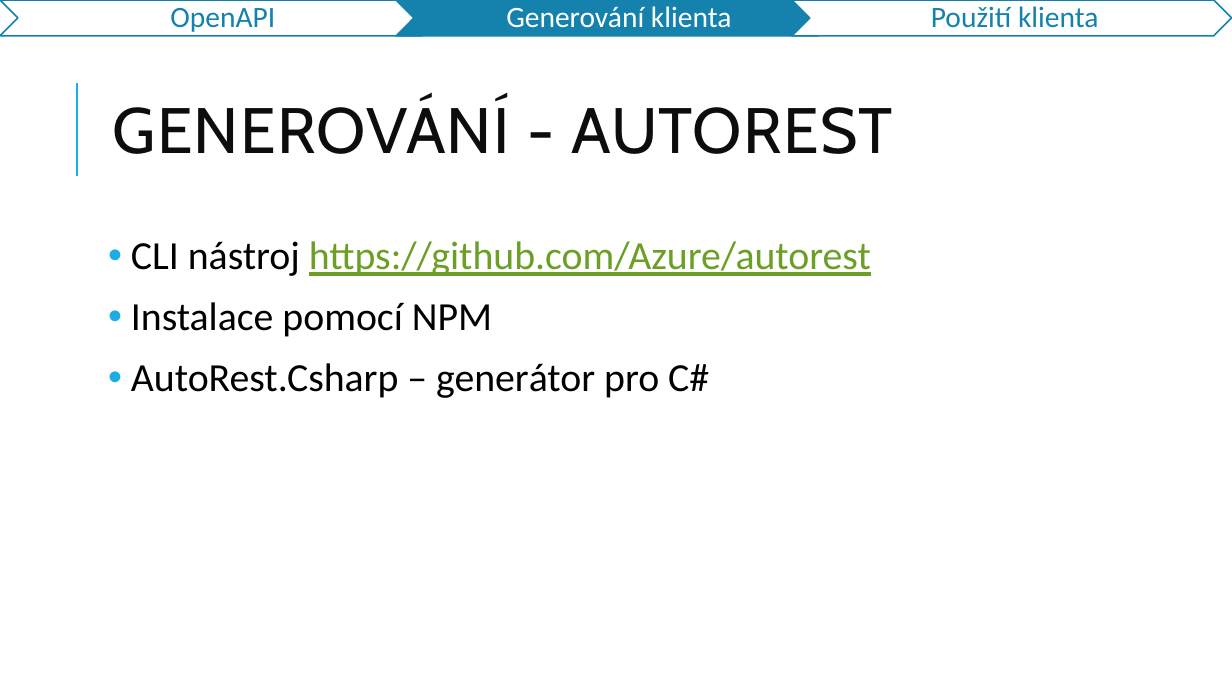
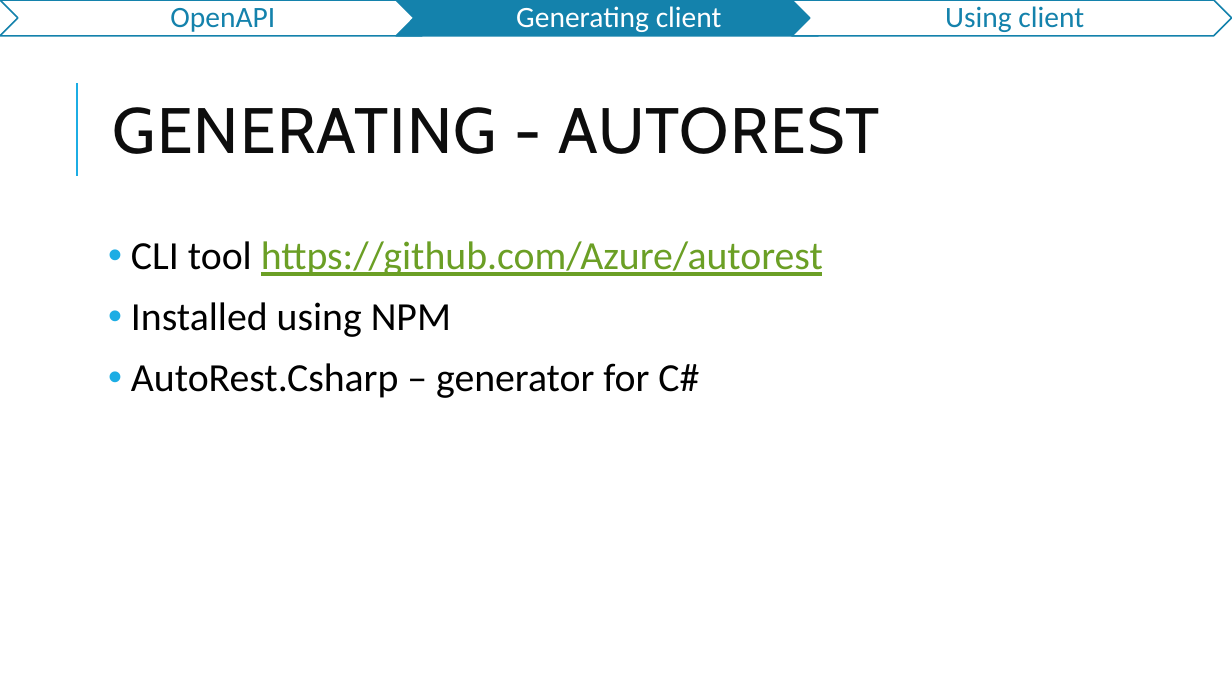
Before and after one commit to jasho/pv239-maui, a slide deck: slide 16 of 06_API/PV239-Xamarin-06_API.pptx. Drawn at 1232x693 pixels with LibreOffice and Linux fonts; fonts in the diff are those of the drawing. Boxes give left, top, right and bottom in pixels: in the first picture for what was removed or moved away, otherwise in the second. Text is boxed around its words. In the diff, an @@ line names an element or a change of style, - is before the commit and + after.

```diff
--- a/06_API/PV239-Xamarin-06_API.pptx
+++ b/06_API/PV239-Xamarin-06_API.pptx
@@ text at <box>516,6,722,32</box>: text changed @@
-Generování klienta
+Generating client
@@ text at <box>945,6,1084,32</box>: text changed @@
-Použití klienta
+Using client
@@ title at <box>113,107,881,154</box>: text changed @@
-GENEROVÁNÍ - AUTOREST
+GENERATING - AUTOREST
@@ text at <box>131,241,823,398</box>: text changed @@
-• CLI nástroj https://github.com/Azure/autorest
-• Instalace pomocí NPM
-• AutoRest.Csharp – generátor pro C#
+• CLI tool https://github.com/Azure/autorest
+• Installed using NPM
+• AutoRest.Csharp – generator for C#
```
Also in this commit, not shown: 18 other slides changed, 3 slides removed, 1 other file.
